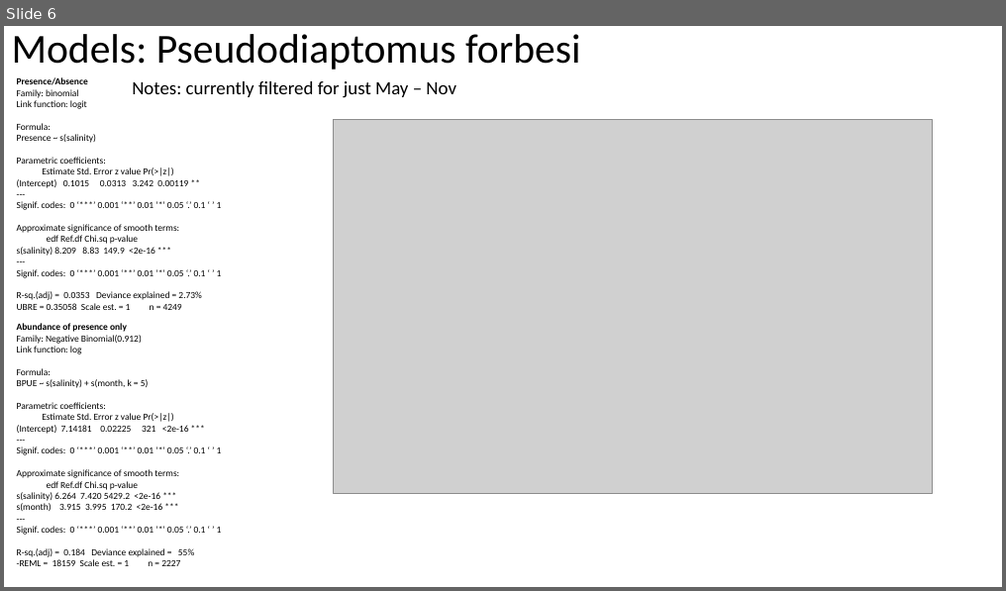
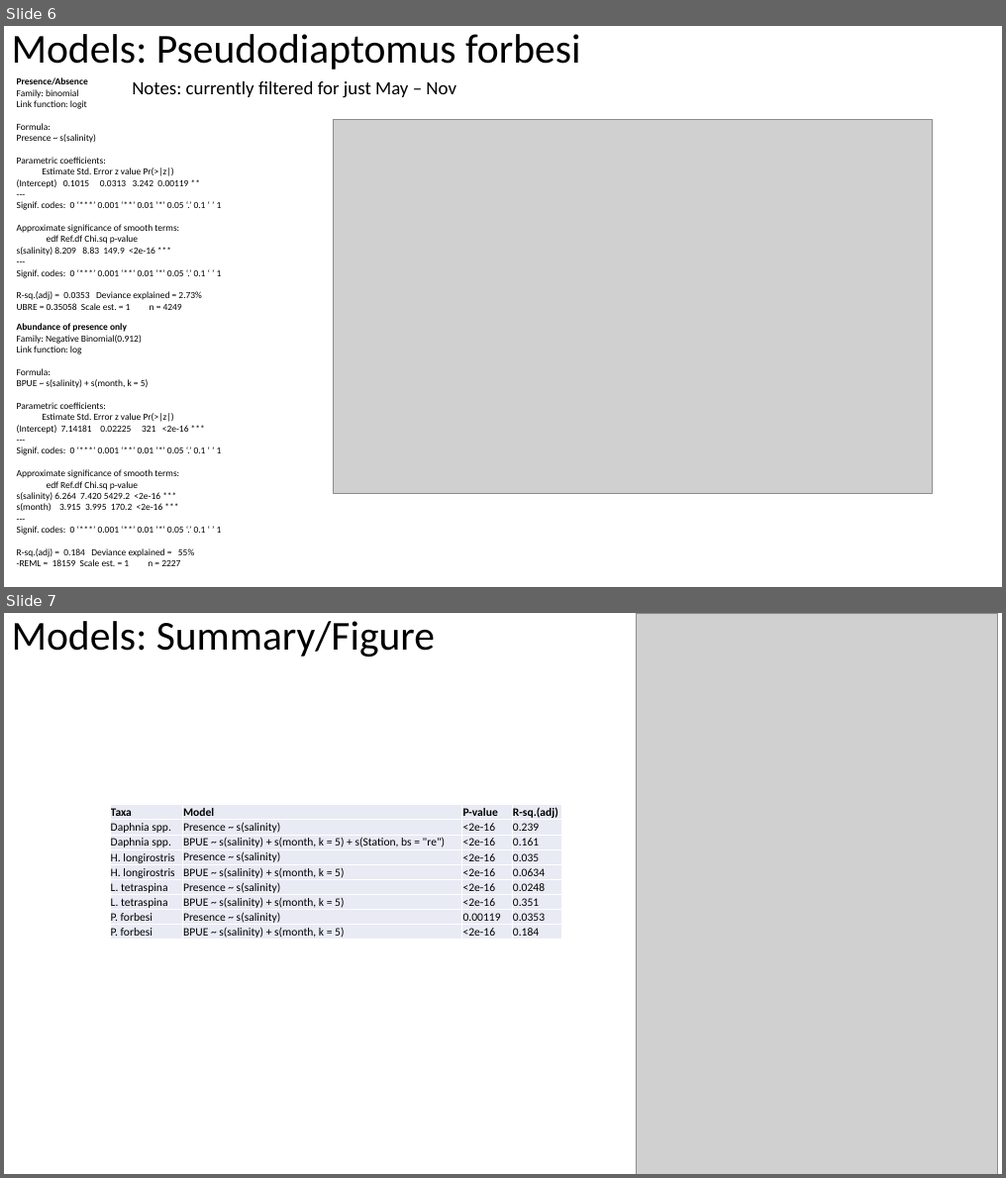
Before and after one commit to arthurbarros-CDFW/DroughtZoopPaper, a slide deck: PaperOutline_v1_3.pptx. Shown one above the other, each under a label of ours: slide 6 before the commit, slides 6 and 7 after it. The pictures are 1006x591 and 1006x1178 pixels, drawn with LibreOffice and Linux fonts; fonts in the diff are those of the drawing; grey boxes stand for pictures. Boxes give left, top, right and bottom in pixels: in the first picture for what was removed or moved away, otherwise in the second. Text is boxed around its words. In the diff, an @@ line names an element or a change of style, - is before the commit and + after.

Commit message:
updated and cleaned figures and model summary tables

```diff
--- a/PaperOutline_v1_3.pptx
+++ b/PaperOutline_v1_3.pptx
@@ slide 7 added at [4,613,1002,1174], background #FFFFFF @@
@@ title added at [12,621,435,657], 39.6 pt, text #000000 @@
+Models: Summary/Figure
@@ picture added at [637,613,997,1174] @@
@@ table added at [110,805,563,942], 9 rows, 4 columns @@
+Taxa | Model | P-value | R-sq.(adj)
+Daphnia spp. | Presence ~ s(salinity) | <2e-16 | 0.239
+Daphnia spp. | BPUE ~ s(salinity) + s(month, k = 5) + s(Station, bs = "re") | <2e-16 | 0.161
+H. longirostris | Presence ~ s(salinity) | <2e-16 | 0.035
+H. longirostris | BPUE ~ s(salinity) + s(month, k = 5) | <2e-16 | 0.0634
+L. tetraspina | Presence ~ s(salinity) | <2e-16 | 0.0248
+L. tetraspina | BPUE ~ s(salinity) + s(month, k = 5) | <2e-16 | 0.351
+P. forbesi | Presence ~ s(salinity) | 0.00119 | 0.0353
+P. forbesi | BPUE ~ s(salinity) + s(month, k = 5) | <2e-16 | 0.184
```
Also in this commit, not shown: 2 slides changed, 2 other slides added, 1 slide removed, 37 other files.
